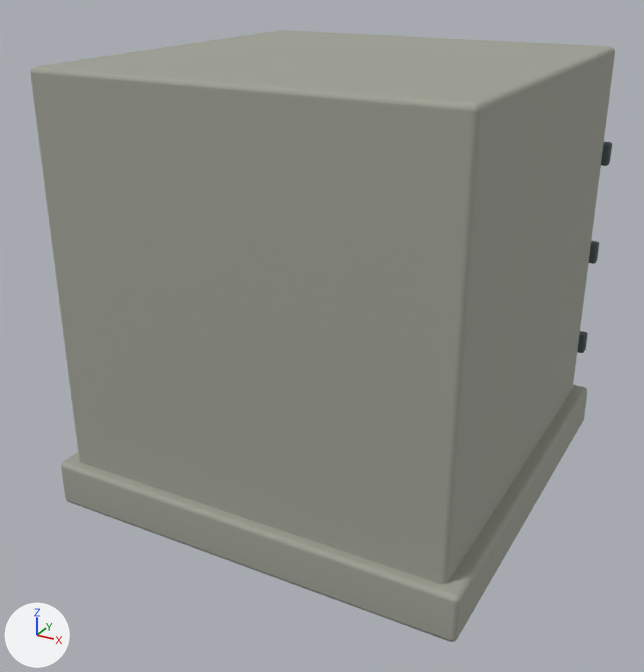
Two versions of the Blender file tools/godot-campaign/structure-art/blend/abutment-base-0.blend, one commit apart.
Rendered twice from a 50 mm lens placed at (0.898, -1.751, 1.205), pointed at (-0.023, -0.076, 0.368). The lights are fixed; the arrows at lower left show +X, +Y and +Z. The picture after the commit comes second.

Names of what the first picture shows: 'abutment_0', 'abutment_1'.
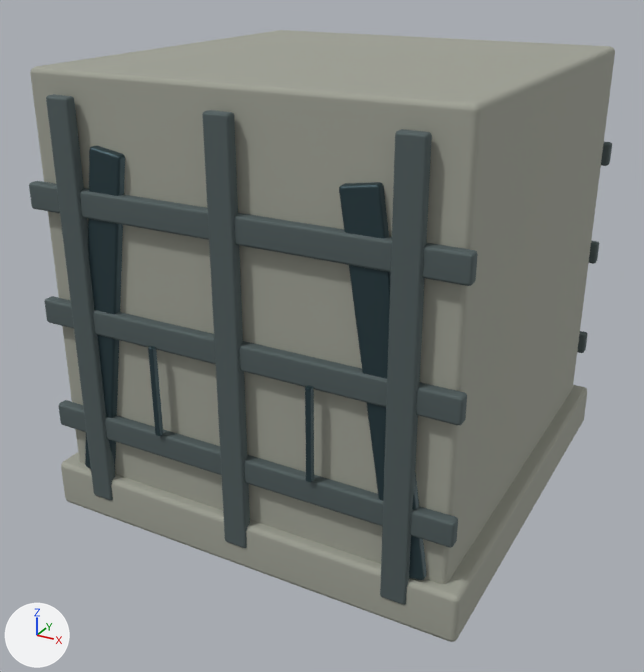
What changed in the scene script:
```text
Change me_cube_002:
    used by ob_abutment_0; location = (0.0, 0.0, 0.0); rotation_euler = (1.571, 0.0, 0.0), in degrees (90, 0, 0)
    remove me_cube_002.from_pydata(...)  # 336 vertices, 324 faces; spans x -0.47..0.47, y 0.055..0.945, z -0.495..-0.461
    add me_cube_002.from_pydata(...)  # 672 vertices, 648 faces; spans x -0.47..0.47, y 0.055..0.945, z -0.495..0.495
    me_cube_002 part 1: the loose piece of 56 vertices spanning x -0.47..0.47, y 0.212..0.267, z -0.488..-0.461 is copied, and the copy is moved by (0.0, 0.0, 0.95); it spans x -0.47..0.47, y 0.212..0.267, z 0.461..0.488
    me_cube_002 part 2: the loose piece of 56 vertices spanning x -0.47..0.47, y 0.463..0.517, z -0.488..-0.461 is copied, and the copy is moved by (0.0, 0.0, 0.95); it spans x -0.47..0.47, y 0.463..0.517, z 0.461..0.488
    me_cube_002 part 3: the loose piece of 56 vertices spanning x -0.47..0.47, y 0.713..0.767, z -0.488..-0.461 is copied, and the copy is moved by (0.0, 0.0, 0.95); it spans x -0.47..0.47, y 0.713..0.767, z 0.461..0.488
    me_cube_002 part 4: the loose piece of 56 vertices spanning x -0.388..-0.333, y 0.055..0.945, z -0.495..-0.471 is copied, and the copy is moved by (0.0, 0.0, 0.966); it spans x -0.388..-0.333, y 0.055..0.945, z 0.471..0.495
    me_cube_002 part 5: the loose piece of 56 vertices spanning x -0.027..0.027, y 0.055..0.945, z -0.495..-0.471 is copied, and the copy is moved by (0.0, 0.0, 0.966); it spans x -0.027..0.027, y 0.055..0.945, z 0.471..0.495
    me_cube_002 part 6: the loose piece of 56 vertices spanning x 0.333..0.388, y 0.055..0.945, z -0.495..-0.471 is copied, and the copy is moved by (0.0, 0.0, 0.966); it spans x 0.333..0.388, y 0.055..0.945, z 0.471..0.495
Change me_cube_008:
    used by ob_abutment_2; location = (0.0, 0.0, 0.0); rotation_euler = (1.571, 0.0, 0.0), in degrees (90, 0, 0)
    remove me_cube_008.from_pydata(...)  # 224 vertices, 216 faces; spans x -0.416..0.416, y 0.105..0.855, z -0.498..-0.438
    add me_cube_008.from_pydata(...)  # 448 vertices, 432 faces; spans x -0.416..0.416, y 0.105..0.855, z -0.498..0.498
    me_cube_008 part 7: the loose piece of 56 vertices spanning x -0.416..-0.23, y 0.105..0.855, z -0.483..-0.438 is copied, and the copy is moved by (0.0, 0.0, 0.92); it spans x -0.416..-0.23, y 0.105..0.855, z 0.438..0.483
    me_cube_008 part 8: the loose piece of 56 vertices spanning x 0.23..0.416, y 0.105..0.855, z -0.483..-0.438 is copied, and the copy is moved by (0.0, 0.0, 0.92); it spans x 0.23..0.416, y 0.105..0.855, z 0.438..0.483
    me_cube_008 part 9: the loose piece of 56 vertices spanning x -0.186..-0.174, y 0.27..0.47, z -0.498..-0.486 is copied, and the copy is moved by (0.0, 0.0, 0.984); it spans x -0.186..-0.174, y 0.27..0.47, z 0.486..0.498
    me_cube_008 part 10: the loose piece of 56 vertices spanning x 0.174..0.186, y 0.27..0.47, z -0.498..-0.486 is copied, and the copy is moved by (0.0, 0.0, 0.984); it spans x 0.174..0.186, y 0.27..0.47, z 0.486..0.498
```

Where the change shows, as pixel boxes (x1, y1, x2, y2) in the pictures (644 x 672 px):
'abutment_0', reshaped (mostly hidden before)
    before: (577, 142, 612, 353)
    after: (29, 94, 612, 605)
'abutment_2', reshaped (not visible before)
    after: (85, 146, 427, 580)
part 1 of me_cube_002, added
    after: (58, 400, 458, 548)
part 2 of me_cube_002, added
    after: (44, 296, 467, 425)
part 3 of me_cube_002, added
    after: (29, 181, 478, 286)
part 4 of me_cube_002, added
    after: (46, 94, 115, 500)
part 5 of me_cube_002, added
    after: (202, 110, 250, 548)
part 6 of me_cube_002, added
    after: (380, 129, 432, 605)
part 7 of me_cube_008, added (dark cyan)
    after: (85, 146, 125, 469)
part 8 of me_cube_008, added (dark cyan)
    after: (339, 182, 427, 580)
part 9 of me_cube_008, added (dark cyan)
    after: (148, 346, 163, 436)
part 10 of me_cube_008, added (dark cyan)
    after: (305, 385, 314, 482)
